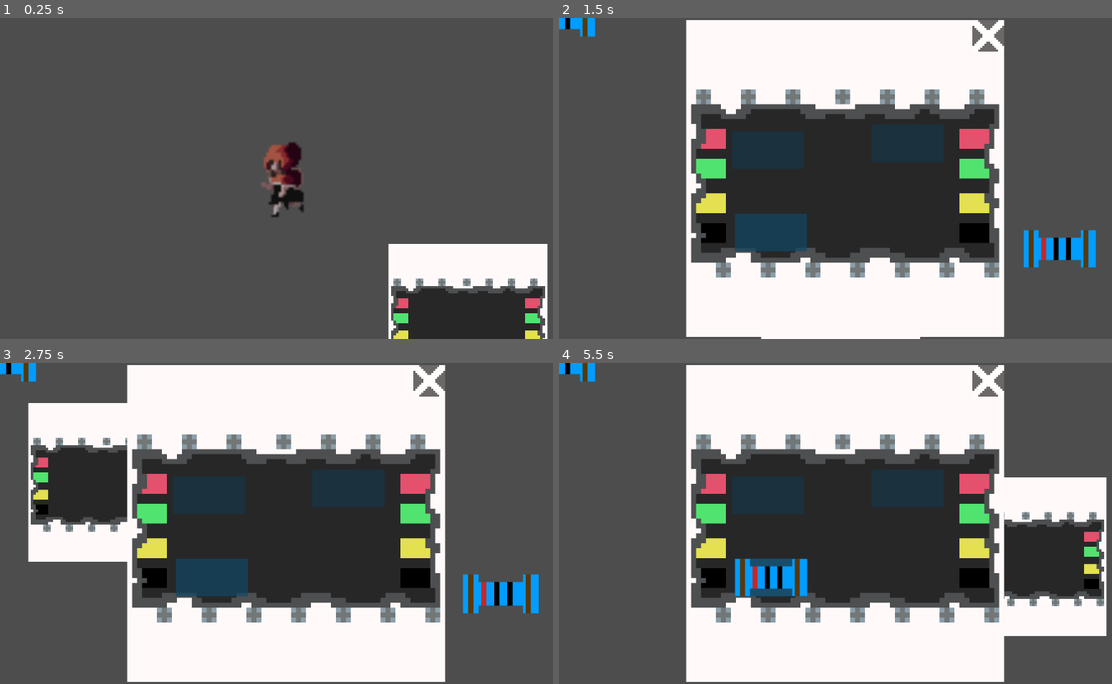
Above: before the commit, frames 1-4 (two rows, left to right).
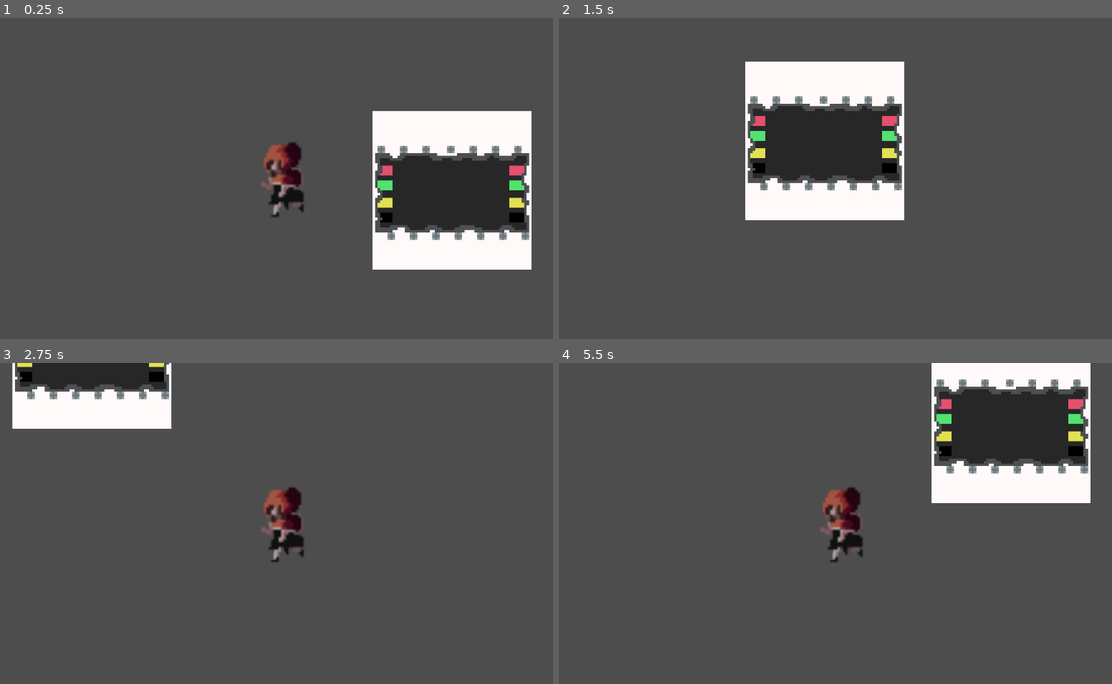
Above: after the commit, the same moments.

Repository: RacoonDOEggs/ProviderGame
Game: Godot game, scene res://scenes/levels/test_level.tscn
Same seed, same stepped clock (60 frames per second), same inputs: the game is played once before the commit and once after it.
Inputs (mouse positions are in pixels of both pictures, inside the frame that each line leads up to):
- Up to frame 1 (0.25 s): no input
- Up to frame 2 (1.5 s): tap Enter at 0.5 s; move the mouse to (1029, 322) at 0.52 s; press the mouse at (1029, 322) at 0.53 s; hold D (right) 0.53-1.28 s; move the mouse to (1073, 156) at 1.27 s; release the mouse at (1073, 156) at 1.28 s; hold S (down) from 1.28 s (still down); click (1073, 156) at 1.35 s
- Up to frame 3 (2.75 s): move the mouse to (503, 594) at 2.02 s; release S (down) at 2.03 s; press the mouse at (503, 594) at 2.03 s; hold D (right) from 2.03 s (still down)
- Up to frame 4 (5.5 s): move the mouse to (818, 587) at 2.77 s; release D (right) at 2.78 s; release the mouse at (818, 587) at 2.78 s; hold W (up) 2.78-3.53 s; click (818, 587) at 2.85 s; move the mouse to (1017, 571) at 3.52 s; press the mouse at (1017, 571) at 3.53 s; hold A (left) 3.53-5.03 s; tap Escape at 4.15 s; move the mouse to (675, 475) at 4.27 s; release the mouse at (675, 475) at 4.28 s; click (675, 475) at 4.35 s; move the mouse to (874, 523) at 5.02 s; press the mouse at (874, 523) at 5.03 s; hold S (down) from 5.03 s (still down)

The runs differ from the first frame. In frame 1, 17% of the frame differs, in the area x 67-100%, y 28-100%; in frame 2, 47%; in frame 3, 62%; in frame 4, 64%, in the area x 0-100%, y 0-100%.

Commit message:
remade entire drag and drop system, added documentation

Diff:
--- a/scenes/levels/test_level.tscn
+++ b/scenes/levels/test_level.tscn
@@ -9,7 +9,7 @@
 [node name="RedHoodPlaceholder" parent="." instance=ExtResource("1_doo7f")]
 
 [node name="ElectricalBoxObject" parent="." instance=ExtResource("2_1eo17")]
-position = Vector2(366, 292)
+position = Vector2(334, 24)
 scale = Vector2(0.5, 0.5)
 
 [node name="ElectricalBoxUI" parent="." instance=ExtResource("3_6xymb")]
--- a/scenes/objects/electrical_box_object.gd
+++ b/scenes/objects/electrical_box_object.gd
@@ -4,15 +4,17 @@
 
 var mouse_inside:bool = false
 
+#Mise en évidence de la boîte électrique lorsqu'elle est survolée
 func _on_mouse_entered():
 	$WhiteRectangle.visible = true
 	mouse_inside = true
 
-
+#Retrait de la mise en évidence lorsque la souris est enlevée
 func _on_mouse_exited():
 	$WhiteRectangle.visible = false
 	mouse_inside = false
 
-func _process(_delta):
-	if Input.is_action_just_pressed("clicked") && mouse_inside:
+#On émet un signal pour afficher l'interface lorsque la boîte électrique est cliquée
+func _input(event):
+	if event.is_action_pressed("clicked") and mouse_inside:
 		electrical_box_clicked.emit()
--- /dev/null
+++ b/scenes/ui/drag_and_drop.gd
@@ -0,0 +1,42 @@
+extends TextureRect
+
+#Permet d'ajuster la taille de la zone de réception dans l'éditeur
+@export var custom_size:Vector2 = Vector2(0,0)
+#Permet de déterminer des groupes de zones de réception pour limiter les endroits où un objet peut être déposé
+@export var ID:String = ""
+
+func _ready():
+	#Application de la taille déterminée dans l'éditeur
+	set_custom_minimum_size(custom_size)
+	$Panel.set_custom_minimum_size(custom_size)
+
+func _get_drag_data(at_position):
+
+	#liste des données à passer à la zone de réception qui recevra l'objet déplacé
+	var data = {}
+	data["origin_texture"] = texture
+	data["origin_node"] = self
+	data["group_id"] = ID
+
+	#Création d'une texture qui suivra la souris pour indiquer l'item qui se fair déplacer
+	var preview_texture = TextureRect.new()
+	preview_texture.texture = texture
+	preview_texture.expand_mode = 1 #Ignore size
+	preview_texture.size = custom_size
+	var preview = Control.new() #Positionnement de preview_texture
+	preview.add_child(preview_texture)
+	preview_texture.position = -0.5 * preview_texture.size
+
+	#Application de la texture qui suis la souris
+	set_drag_preview(preview)
+
+	return data
+
+#Vérification que la zone de réception fait parti du groupe de provenance de l'item
+func _can_drop_data(at_position, data):
+	return data["group_id"] == ID
+
+#Mise à jour des textures de la zone d'origine et de réception
+func _drop_data(at_position, data):
+	texture = data["origin_texture"]
+	data["origin_node"].texture = null
--- /dev/null
+++ b/scenes/ui/drag_and_drop.tscn
@@ -0,0 +1,16 @@
+[gd_scene load_steps=2 format=3 uid="uid://c8ubeawbakhbr"]
+
+[ext_resource type="Script" path="res://scenes/ui/drag_and_drop.gd" id="1_4ysxr"]
+
+[node name="DragAndDrop" type="TextureRect" groups=["drag_and_drop"]]
+offset_right = 40.0
+offset_bottom = 40.0
+expand_mode = 1
+script = ExtResource("1_4ysxr")
+
+[node name="Panel" type="Panel" parent="."]
+show_behind_parent = true
+layout_mode = 0
+offset_right = 40.0
+offset_bottom = 40.0
+mouse_filter = 2
--- a/scenes/ui/draggable_object.gd
+++ /dev/null
@@ -1,51 +0,0 @@
-extends Area2D
-
-var is_dragging:bool = false
-var draggable:bool = false
-var is_inside_dropable = false
-var body_ref
-var offset: Vector2
-var initialPos:Vector2
-
-# Called every frame. 'delta' is the elapsed time since the previous frame.
-func _process(_delta):
-	if Input.is_action_just_pressed("clicked") and draggable:
-		initialPos = global_position
-		offset = get_global_mouse_position() - global_position
-		is_dragging = true
-	if Input.is_action_pressed("clicked") and draggable:
-		global_position = get_global_mouse_position() - offset
-	elif Input.is_action_just_released("clicked") and draggable:
-		is_dragging = false
-		var tween = create_tween()
-		if is_inside_dropable:
-			tween.tween_property(self, "position", body_ref.position, 0.2).set_ease(Tween.EASE_OUT)
-		else:
-			tween.tween_property(self, "global_position", initialPos, 0.2).set_ease(Tween.EASE_OUT)
-
-
-func _on_mouse_entered():
-	if not is_dragging:
-		draggable = true
-		scale = Vector2(1.05, 1.05)
-
-
-func _on_mouse_exited():
-	if  not is_dragging:
-		draggable = false
-		scale = Vector2(1,1)
-
-
-func _on_body_entered(body):
-	if body.is_in_group('dropable'):
-		is_inside_dropable = true
-		var body_color = body.default_color
-		body.modulate = body_color + Color("070707", 1)
-		body_ref = body
-
-
-func _on_body_exited(body):
-	if body.is_in_group('dropable'):
-		is_inside_dropable = false
-		var body_color = body.default_color
-		body.modulate = body_color - Color("070707", 0.3)
--- a/scenes/ui/draggable_object.tscn
+++ /dev/null
@@ -1,23 +0,0 @@
-[gd_scene load_steps=3 format=3 uid="uid://dpgsdmoi1xbwx"]
-
-[ext_resource type="Script" path="res://scenes/ui/draggable_object.gd" id="1_vhryr"]
-
-[sub_resource type="RectangleShape2D" id="RectangleShape2D_cjj4i"]
-size = Vector2(146, 76)
-
-[node name="DraggableObject" type="Area2D"]
-collision_layer = 8
-collision_mask = 8
-script = ExtResource("1_vhryr")
-
-[node name="Sprite2D" type="Sprite2D" parent="."]
-scale = Vector2(165, 9.5)
-
-[node name="CollisionShape2D" type="CollisionShape2D" parent="."]
-shape = SubResource("RectangleShape2D_cjj4i")
-
-[connection signal="body_entered" from="." to="." method="_on_body_entered"]
-[connection signal="body_exited" from="." to="." method="_on_body_exited"]
-[connection signal="input_event" from="." to="." method="_on_input_event"]
-[connection signal="mouse_entered" from="." to="." method="_on_mouse_entered"]
-[connection signal="mouse_exited" from="." to="." method="_on_mouse_exited"]
--- a/scenes/ui/draggable_resistor.tscn
+++ /dev/null
@@ -1,10 +0,0 @@
-[gd_scene load_steps=3 format=3 uid="uid://bjfsg4bv7a6pm"]
-
-[ext_resource type="PackedScene" uid="uid://dpgsdmoi1xbwx" path="res://scenes/ui/draggable_object.tscn" id="1_d41yx"]
-[ext_resource type="Texture2D" uid="uid://co3domh83ug07" path="res://graphics/objects/electrical/resistor.png" id="1_th2f8"]
-
-[node name="DraggableResistor" instance=ExtResource("1_d41yx")]
-
-[node name="Sprite2D" parent="." index="0"]
-scale = Vector2(0.5, 0.5)
-texture = ExtResource("1_th2f8")
--- a/scenes/ui/electrical_box_ui.gd
+++ b/scenes/ui/electrical_box_ui.gd
@@ -1,9 +1,15 @@
 extends CanvasLayer
 
-
+#On affiche l'interface lorsque le signal est reçu
 func _on_electrical_box_object_electrical_box_clicked():
 	visible = true
 
-
+#On cache l'interface lorsque le bouton quitter est appuyé
 func _on_texture_button_pressed():
 	visible = false
+
+#On cache l'interface lorsque la touche échap est appuyée
+func _unhandled_input(event):
+	if event is InputEventKey:
+		if event.pressed and event.keycode == KEY_ESCAPE:
+			visible = false
--- a/scenes/ui/electrical_box_ui.tscn
+++ b/scenes/ui/electrical_box_ui.tscn
@@ -3,8 +3,8 @@
 [ext_resource type="Texture2D" uid="uid://68btsn8i3yyd" path="res://graphics/objects/electrical/electrical_box.png" id="1_irsow"]
 [ext_resource type="Script" path="res://scenes/ui/electrical_box_ui.gd" id="1_kcxba"]
 [ext_resource type="Texture2D" uid="uid://be1bq76lfb6k0" path="res://graphics/ui/x_button.png" id="2_qrnio"]
-[ext_resource type="PackedScene" uid="uid://drcfkjapu0bui" path="res://scenes/ui/resistor_drop_area.tscn" id="4_bkylf"]
-[ext_resource type="PackedScene" uid="uid://bjfsg4bv7a6pm" path="res://scenes/ui/draggable_resistor.tscn" id="5_dgkmt"]
+[ext_resource type="PackedScene" uid="uid://c8ubeawbakhbr" path="res://scenes/ui/drag_and_drop.tscn" id="4_qajuo"]
+[ext_resource type="Texture2D" uid="uid://co3domh83ug07" path="res://graphics/objects/electrical/resistor.png" id="5_bu58k"]
 
 [node name="ElectricalBoxUI" type="CanvasLayer"]
 script = ExtResource("1_kcxba")
@@ -42,19 +42,40 @@
 grow_horizontal = 0
 texture_normal = ExtResource("2_qrnio")
 
-[node name="ResistorDropArea" parent="." instance=ExtResource("4_bkylf")]
-position = Vector2(421, 267)
+[node name="DragAndDrop" parent="." instance=ExtResource("4_qajuo")]
+offset_left = 688.0
+offset_top = 61.0
+offset_right = 728.0
+offset_bottom = 101.0
+texture = ExtResource("5_bu58k")
+custom_size = Vector2(200, 100)
 
-[node name="ResistorDropArea2" parent="." instance=ExtResource("4_bkylf")]
-position = Vector2(702, 253)
+[node name="DragAndDrop2" parent="." instance=ExtResource("4_qajuo")]
+offset_left = 404.0
+offset_top = 81.0
+offset_right = 444.0
+offset_bottom = 121.0
+custom_size = Vector2(200, 100)
 
-[node name="ResistorDropArea3" parent="." instance=ExtResource("4_bkylf")]
-position = Vector2(427, 433)
+[node name="DragAndDrop3" parent="." instance=ExtResource("4_qajuo")]
+offset_left = 588.0
+offset_top = 335.0
+offset_right = 628.0
+offset_bottom = 375.0
+custom_size = Vector2(200, 100)
 
-[node name="DraggableResistor" parent="." instance=ExtResource("5_dgkmt")]
-position = Vector2(1031, 280)
+[node name="DragAndDrop4" parent="." instance=ExtResource("4_qajuo")]
+offset_left = 375.0
+offset_top = 319.0
+offset_right = 415.0
+offset_bottom = 359.0
+custom_size = Vector2(200, 100)
 
-[node name="DraggableResistor2" parent="." instance=ExtResource("5_dgkmt")]
-position = Vector2(1008, 466)
+[node name="DragAndDrop5" parent="." instance=ExtResource("4_qajuo")]
+offset_left = 689.0
+offset_top = 276.0
+offset_right = 729.0
+offset_bottom = 316.0
+custom_size = Vector2(200, 100)
 
 [connection signal="pressed" from="PanelWindow/TextureRect/TextureButton" to="." method="_on_texture_button_pressed"]
--- a/scenes/ui/object_drop_area.gd
+++ /dev/null
@@ -1,10 +0,0 @@
-extends StaticBody2D
-
-@export var default_color:Color
-
-func _ready():
-	modulate = default_color
-
-
-func _process(_delta):
-	pass
--- a/scenes/ui/object_drop_area.tscn
+++ /dev/null
@@ -1,28 +0,0 @@
-[gd_scene load_steps=3 format=3 uid="uid://c0ocygp6xqqpj"]
-
-[ext_resource type="Script" path="res://scenes/ui/object_drop_area.gd" id="1_jln55"]
-
-[sub_resource type="RectangleShape2D" id="RectangleShape2D_b25ow"]
-size = Vector2(291, 152)
-
-[node name="ObjectDropArea" type="StaticBody2D" groups=["dropable"]]
-collision_layer = 8
-collision_mask = 8
-script = ExtResource("1_jln55")
-
-[node name="ColorRect" type="ColorRect" parent="."]
-anchors_preset = 8
-anchor_left = 0.5
-anchor_top = 0.5
-anchor_right = 0.5
-anchor_bottom = 0.5
-offset_left = -145.5
-offset_top = -76.0
-offset_right = 145.5
-offset_bottom = 76.0
-grow_horizontal = 2
-grow_vertical = 2
-
-[node name="CollisionShape2D" type="CollisionShape2D" parent="."]
-visible = false
-shape = SubResource("RectangleShape2D_b25ow")
--- a/scenes/ui/resistor_drop_area.tscn
+++ /dev/null
@@ -1,15 +0,0 @@
-[gd_scene load_steps=2 format=3 uid="uid://drcfkjapu0bui"]
-
-[ext_resource type="PackedScene" uid="uid://c0ocygp6xqqpj" path="res://scenes/ui/object_drop_area.tscn" id="1_ross3"]
-
-[node name="ResistorDropArea" instance=ExtResource("1_ross3")]
-default_color = Color(0.0666667, 0.278431, 0.396078, 0.698039)
-
-[node name="ColorRect" parent="." index="0"]
-offset_left = -72.75
-offset_top = -38.0
-offset_right = 72.75
-offset_bottom = 38.0
-
-[node name="CollisionShape2D" parent="." index="1"]
-visible = true
